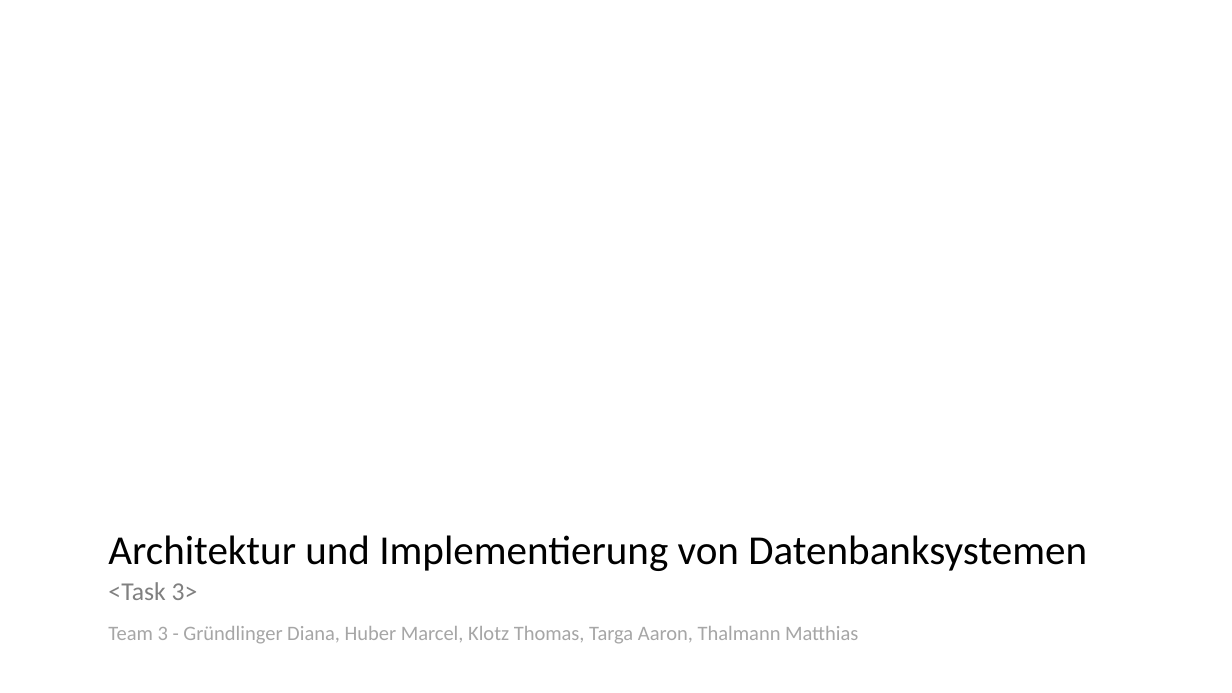
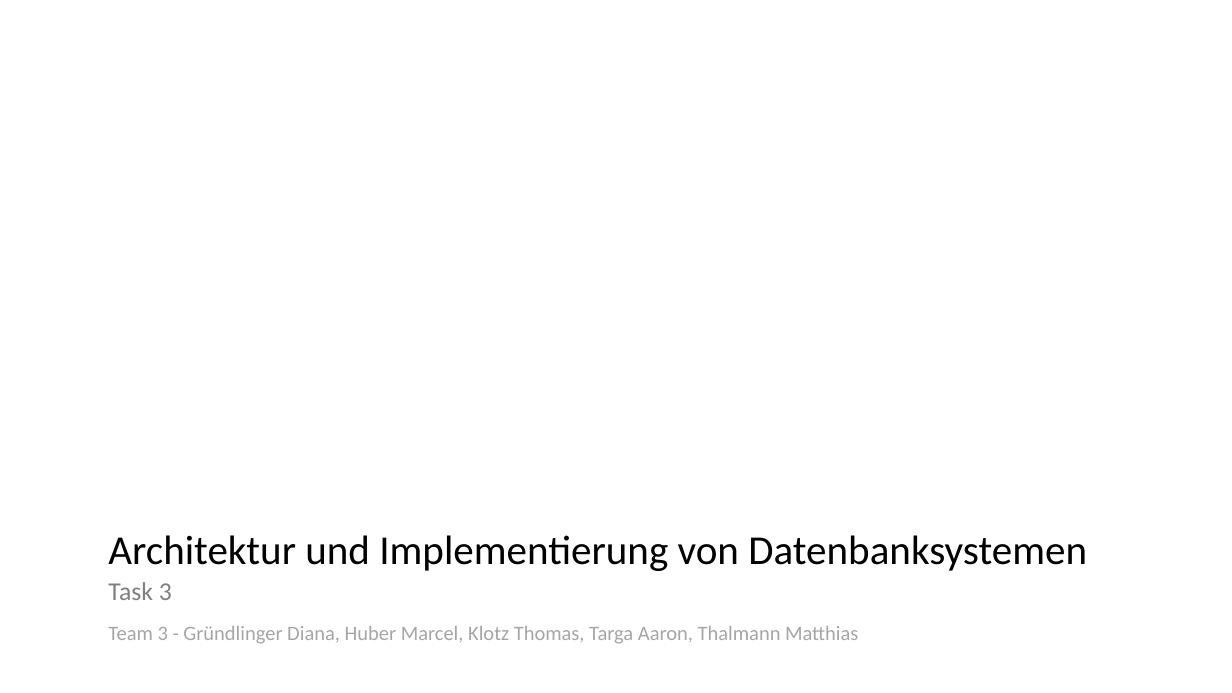
Before and after one commit to Hegl1/archimpl, a slide deck: slide 1 of tasks/task3/task3_presentation.pptx. Drawn at 1232x693 pixels with LibreOffice and Linux fonts; fonts in the diff are those of the drawing; background and template pictures are left out. Boxes give left, top, right and bottom in pixels: in the first picture for what was removed or moved away, otherwise in the second. Text is boxed around its words. In the diff, an @@ line names an element or a change of style, - is before the commit and + after.

Commit message:
task(3): updated presentation (#13)

```diff
--- a/tasks/task3/task3_presentation.pptx
+++ b/tasks/task3/task3_presentation.pptx
@@ text at box(108, 582, 172, 600): text changed @@
-<Task 3>
+Task 3
```
Also in this commit, not shown: 6 other slides changed, 1 other file.
